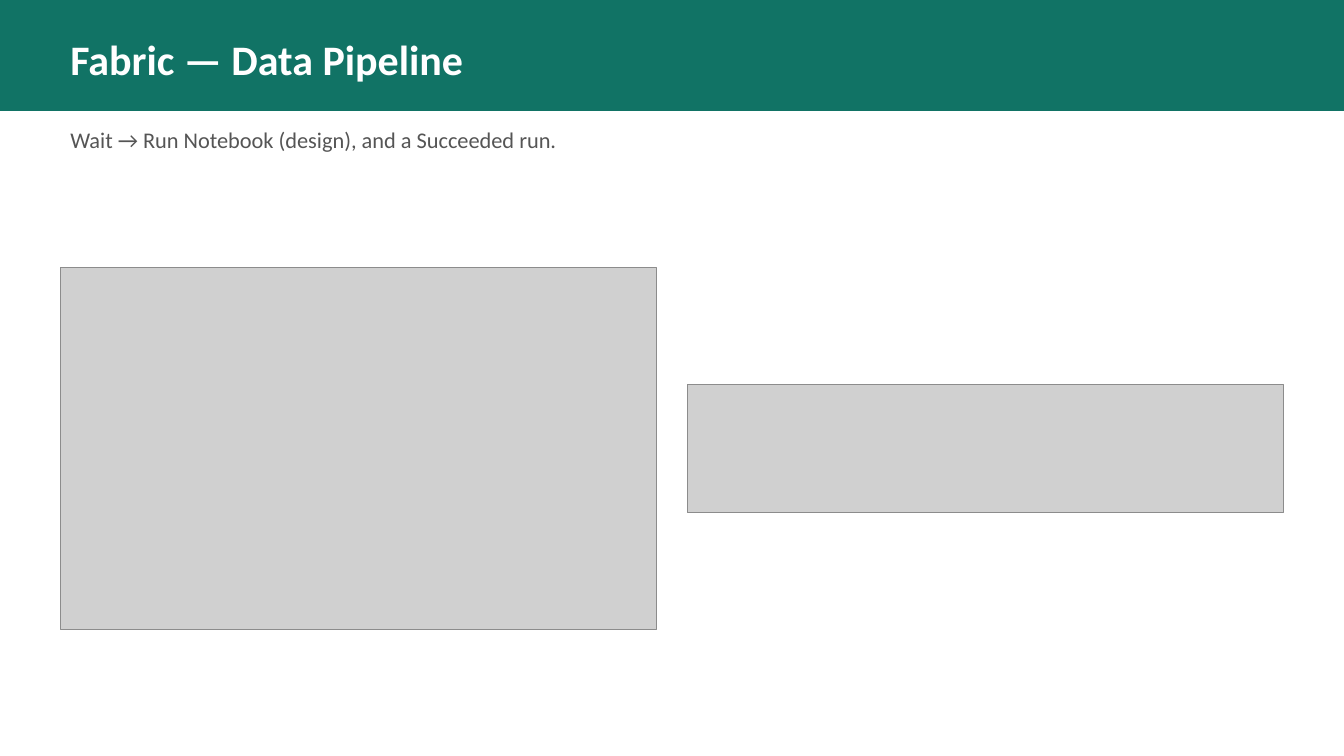
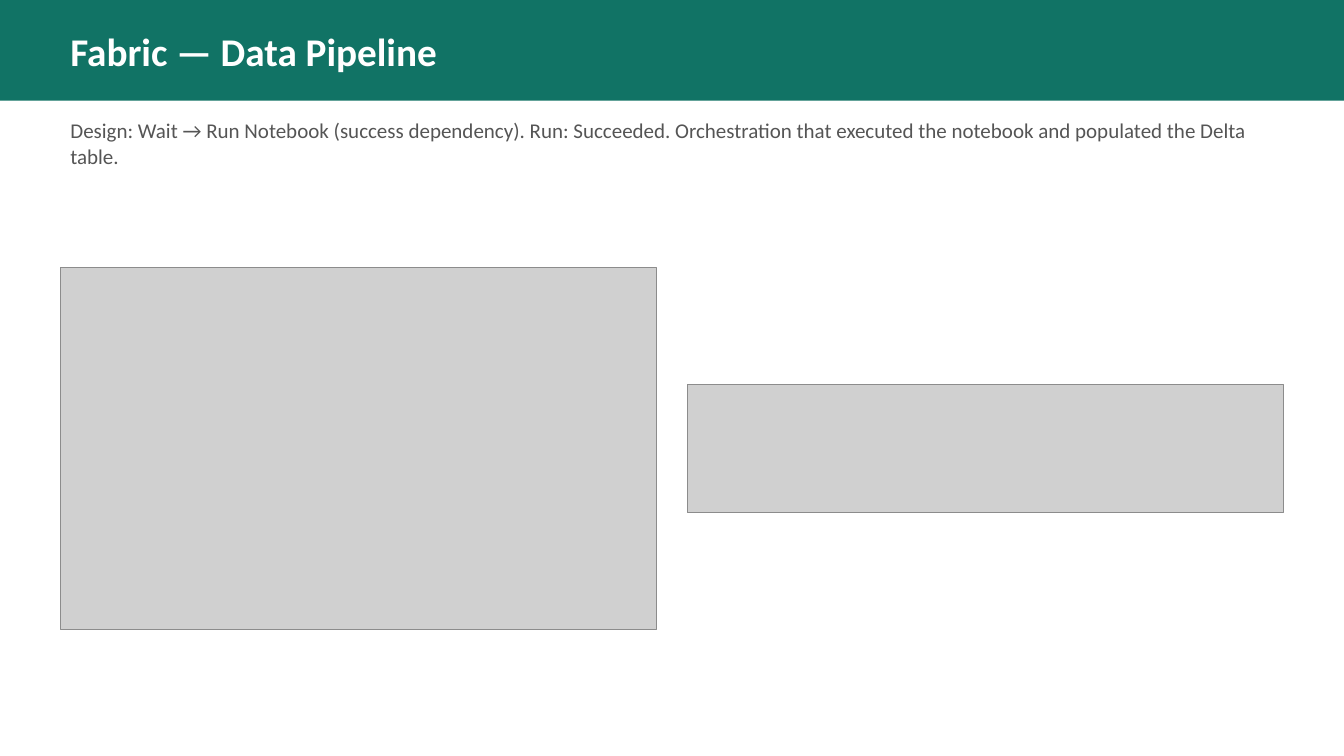
Before and after one commit to melabadi/fabric-as-code, a slide deck: slide 11 of docs/Fabric-as-Code.pptx (slide 8 before the commit). Drawn at 1344x756 pixels with LibreOffice and Linux fonts; fonts in the diff are those of the drawing; grey boxes stand for pictures. Boxes give left, top, right and bottom in pixels: in the first picture for what was removed or moved away, otherwise in the second. Text is boxed around its words. In the diff, an @@ line names an element or a change of style, - is before the commit and + after.

```diff
--- a/docs/Fabric-as-Code.pptx
+++ b/docs/Fabric-as-Code.pptx
@@ rectangle: place and size @@
-rectangle at (0, 0, 1344, 111)
+rectangle at (0, 0, 1344, 101)
@@ text "Fabric — Data Pipeline" at (70, 38, 437, 72): size 30 to 28 pt @@
@@ text at (70, 123, 1245, 164): text changed; size 16 to 15 pt @@
-Wait → Run Notebook (design), and a Succeeded run.
+Design: Wait → Run Notebook (success dependency). Run: Succeeded. Orchestration that executed the notebook and populated the Delta table.
```
Also in this commit, not shown: 7 other slides changed, 5 slides added, 2 slides removed, 4 other files.
